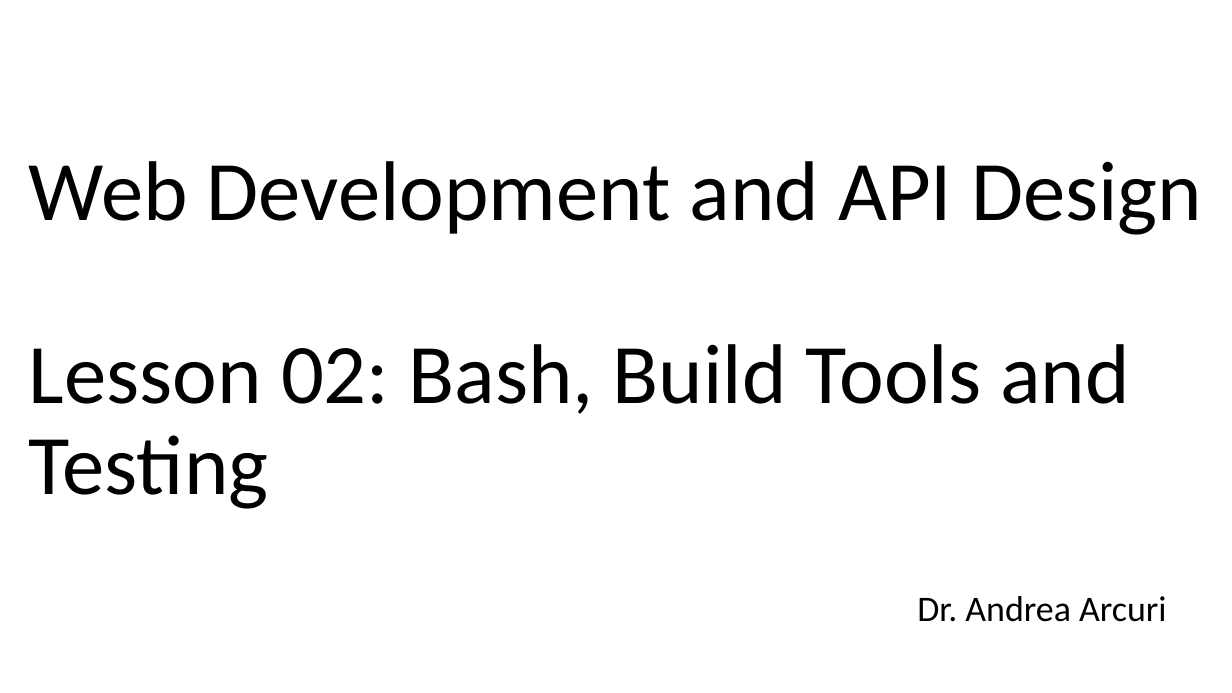
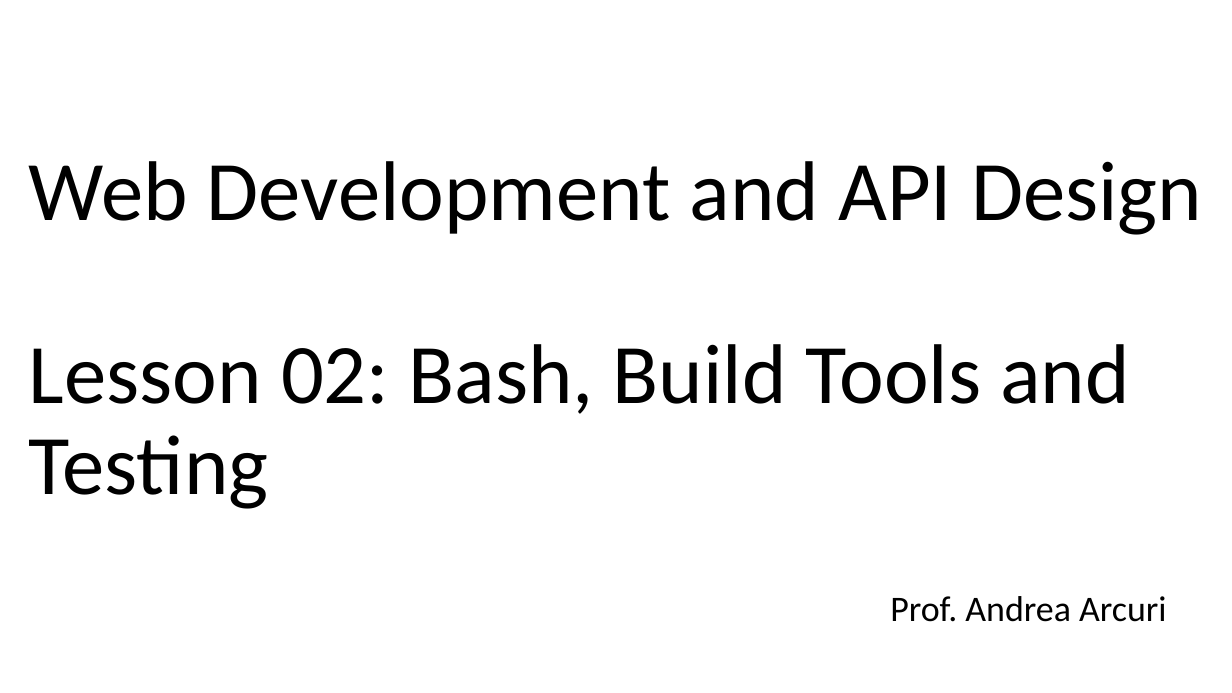
Before and after one commit to arcuri82/web_development_and_api_design, a slide deck: slide 1 of docs/slides/lesson_02.pptx. Drawn at 1232x693 pixels with LibreOffice and Linux fonts; fonts in the diff are those of the drawing. Boxes give left, top, right and bottom in pixels: in the first picture for what was removed or moved away, otherwise in the second. Text is boxed around its words. In the diff, an @@ line names an element or a change of style, - is before the commit and + after.

```diff
--- a/docs/slides/lesson_02.pptx
+++ b/docs/slides/lesson_02.pptx
@@ subtitle at (x1=890, y1=596, x2=1166, y2=622): text changed @@
-Dr. Andrea Arcuri
+Prof. Andrea Arcuri
```
Also in this commit, not shown: 3 other slides changed, 4 other files.
